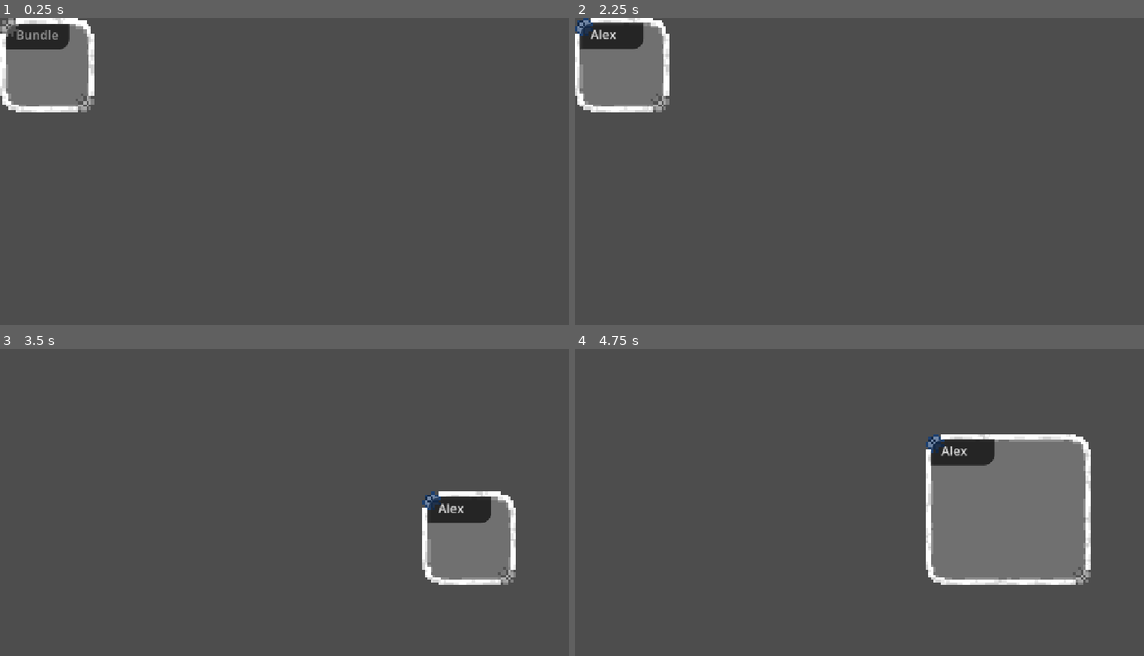
Above: before the commit, frames 1-4 (two rows, left to right).
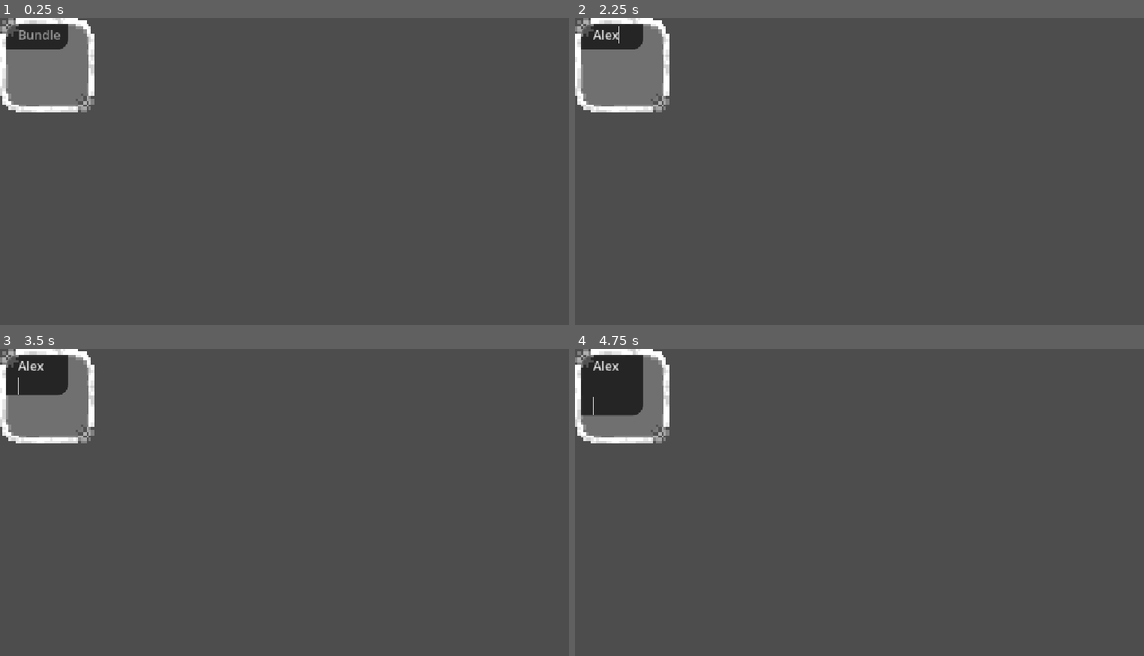
Above: after the commit, the same moments.

Repository: Toasterhog/Nodeweb
Game: Godot game, scene res://bundle/bundle.tscn
The game is run twice, just before and just after one commit, with the same random seed, the same clock (stepped at 60 frames per second) and the same inputs. This scene is started directly instead of the project's main scene.
Inputs (mouse positions are in pixels of both pictures, inside the frame that each line leads up to):
- Up to frame 1 (0.25 s): no input
- Up to frame 2 (2.25 s): click (614, 36) at 0.52 s; type "Alex" at 0.6 s; click (660, 103) at 1.25 s; click (586, 27) at 2 s
- Up to frame 3 (3.5 s): tap Enter at 2.75 s; move the mouse to (432, 499) at 2.77 s; press the mouse at (432, 499) at 2.78 s; hold Right (ui_right) from 2.78 s (still down)
- Up to frame 4 (4.75 s): release Right (ui_right) at 3.5 s; release the mouse at (1007, 499) at 3.5 s; tap Space at 3.5 s; drag from (996, 490) to (842, 585) at 3.52 s; tap Enter at 4.25 s; move the mouse to (933, 444) at 4.27 s; press the mouse at (933, 444) at 4.28 s; hold Right (ui_right) from 4.28 s (still down)

The runs differ from the first frame. In frame 1, 0.2% of the frame differs, in the area x 2-13%, y 1-11%; in frame 2, 0.4%; in frame 3, 9.5%; in frame 4, 19%, in the area x 0-91%, y 0-77%.
Error in both runs: Invalid access to property or key 'ToolChanged' on a base object of type 'null instance'. (res://bundle/bundle.gd:31)

Commit message:
bundle TE bring resize

Diff:
--- a/bundle/bundle.gd
+++ b/bundle/bundle.gd
@@ -144,3 +144,18 @@
 			drag_button_1.hide()
 			drag_button_2.hide()
 			text_edit.mouse_filter = MOUSE_FILTER_IGNORE
+
+
+
+
+
+
+
+
+
+
+
+
+func _on_panel_container_minimum_size_changed() -> void:
+	panel.custom_minimum_size.x = $PanelContainer.size.x + 60
+	panel.custom_minimum_size.y = $PanelContainer.size.y + 60
--- a/bundle/bundle.tscn
+++ b/bundle/bundle.tscn
@@ -11,6 +11,9 @@
 corner_radius_bottom_right = 20
 
 [sub_resource type="StyleBoxEmpty" id="StyleBoxEmpty_8skqq"]
+content_margin_left = 24.0
+
+[sub_resource type="StyleBoxEmpty" id="StyleBoxEmpty_7y1ch"]
 
 [node name="Bundle" type="Control"]
 layout_mode = 3
@@ -62,25 +65,21 @@
 theme = ExtResource("3_8skqq")
 action_mode = 0
 
-[node name="PanelContainer" type="Panel" parent="."]
+[node name="PanelContainer" type="PanelContainer" parent="."]
 layout_mode = 0
 offset_left = 10.0
 offset_top = 10.0
-offset_right = 132.0
+offset_right = 130.0
 offset_bottom = 60.0
 mouse_filter = 2
 mouse_default_cursor_shape = 13
 theme_override_styles/panel = SubResource("StyleBoxFlat_8skqq")
 
 [node name="TextEdit" type="TextEdit" parent="PanelContainer"]
-layout_mode = 1
-anchors_preset = -1
-anchor_right = 1.0
-anchor_bottom = 1.0
-offset_left = 20.0
-size_flags_horizontal = 4
+layout_mode = 2
 theme_override_font_sizes/font_size = 24
 theme_override_styles/normal = SubResource("StyleBoxEmpty_8skqq")
+theme_override_styles/focus = SubResource("StyleBoxEmpty_7y1ch")
 placeholder_text = "Bundle"
 scroll_fit_content_height = true
 scroll_fit_content_width = true
@@ -91,3 +90,4 @@
 [connection signal="pressed" from="Panel/drag_button" to="." method="_on_drag_button_pressed"]
 [connection signal="button_up" from="Panel/drag_button2" to="." method="_on_drag_button_2_button_up"]
 [connection signal="pressed" from="Panel/drag_button2" to="." method="_on_drag_button_2_pressed"]
+[connection signal="minimum_size_changed" from="PanelContainer" to="." method="_on_panel_container_minimum_size_changed"]
--- /dev/null
+++ b/scenes/control.tscn
@@ -0,0 +1,41 @@
+[gd_scene load_steps=2 format=3 uid="uid://dd1bo5gcpf71o"]
+
+[sub_resource type="CompressedTexture2D" id="CompressedTexture2D_cr3o2"]
+load_path = "res://.godot/imported/corner.png-918a3ede3631bc7ce842a902218a6468.ctex"
+
+[node name="Control" type="Control"]
+layout_mode = 3
+anchors_preset = 15
+anchor_right = 1.0
+anchor_bottom = 1.0
+grow_horizontal = 2
+grow_vertical = 2
+
+[node name="PanelContainer" type="PanelContainer" parent="."]
+layout_mode = 1
+anchors_preset = -1
+anchor_right = 0.345
+anchor_bottom = 0.392
+offset_right = -4.44003
+offset_bottom = -8.01601
+mouse_filter = 2
+
+[node name="Button" type="Button" parent="PanelContainer"]
+texture_filter = 1
+custom_minimum_size = Vector2(30, 30)
+layout_mode = 2
+size_flags_horizontal = 8
+size_flags_vertical = 8
+icon = SubResource("CompressedTexture2D_cr3o2")
+flat = true
+icon_alignment = 1
+expand_icon = true
+
+[node name="TextEdit" type="TextEdit" parent="."]
+layout_mode = 1
+anchors_preset = -1
+anchor_right = 0.082
+anchor_bottom = 0.063
+offset_right = 0.535995
+offset_bottom = 0.175999
+placeholder_text = "Incloser"
Not shown: 1 places in bundle/bundle.tscn that only renumber resources
Not shown, changed: README.md
